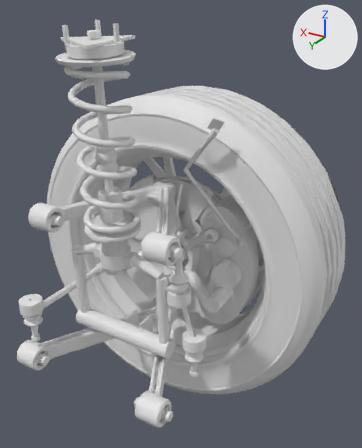
One commit to the glTF model web/public/assets/corner-rr.lod1.glb: the scene before it, then after it.
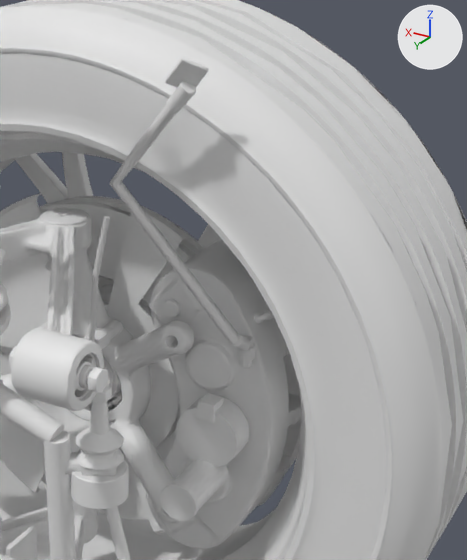
Old and new are each drawn whole from a 50 mm lens placed at (-2.077, 0.252, 0.992), pointed at (-1.503, -0.706, 0.513) and again close up on the part from 38% to 92% of the width and 21% to 73% of the height. Arrows for +X, +Y and +Z are at upper right; the lights stay in place. The first two pictures are the older version. Where no turn or scale is listed for an object, it has been applied to the vertices. Vertices at exactly the same position are counted once.
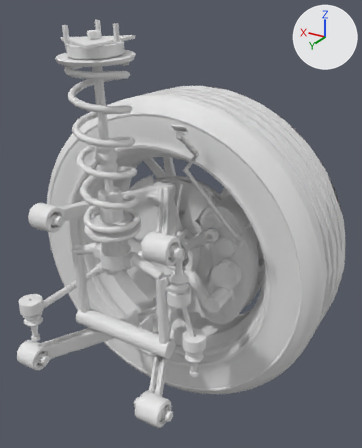
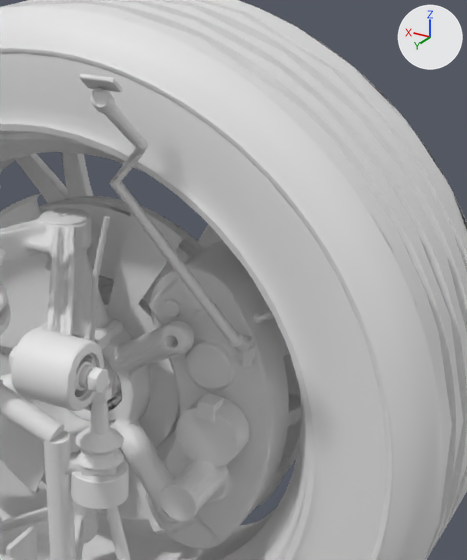
Where the newer file only moved an object's origin or applied its transform, the numbers keep the older frame.

What differs and where, as boxes [x1, y1, x2, y2] in the close-ups (467 x 560 px; the box of a moved part takes in the faces that stretch with it):
'Mesh_1', reshaped (21% wider): before [110, 57, 255, 368]; after [80, 74, 255, 368]
part 1 of me_mesh_1, added: after [90, 88, 115, 116]
part 2 of me_mesh_1, added: after [80, 74, 122, 92]
part 3 of me_mesh_1, deleted: before [166, 81, 196, 113]
part 4 of me_mesh_1, deleted: before [165, 57, 209, 88]
part 5 of me_mesh_1, moved or reshaped: before [110, 105, 255, 360]; after [106, 104, 255, 360]

The change in detail:
me_mesh_1 is used by ob_mesh_1; location (-1.998, -0.493, 0.232).
me_mesh_1 had 158 vertices, 292 faces and spanned x 0.336..0.474, y -0.241..-0.14, z 0.248..0.562.
me_mesh_1 now has 160 vertices, 296 faces and spans x 0.336..0.474, y -0.241..0.004, z 0.248..0.574.
me_mesh_1 part 1: a new loose piece of 24 vertices spanning x 0.37..0.391, y -0.035..-0.005, z 0.536..0.561, in mat_steel_zinc (white #e7e7e7).
me_mesh_1 part 2: a new loose piece of 20 vertices spanning x 0.362..0.394, y -0.029..0.004, z 0.556..0.574, in mat_steel_dark (white #e7e7e7).
me_mesh_1 part 3: the loose piece of 29 vertices spanning x 0.37..0.397, y -0.163..-0.145, z 0.512..0.54 is deleted.
me_mesh_1 part 4: the loose piece of 18 vertices spanning x 0.36..0.396, y -0.164..-0.14, z 0.528..0.562 is deleted.
Part 5, on me_mesh_1:
21 vertices are removed from x 0.34..0.47, y -0.241..-0.149, z 0.258..0.536.
87 faces are deleted.
2 vertices move from x 0.424..0.432, y -0.17..-0.164, z 0.47..0.475 to x 0.424..0.432, y -0.171..-0.163, z 0.472..0.474.
26 vertices are added at x 0.34..0.464, y -0.241..-0.009, z 0.258..0.557.
49 new faces join them, mat_rubber (white #e7e7e7).
48 new faces join them, mat_steel_zinc (white #e7e7e7).
